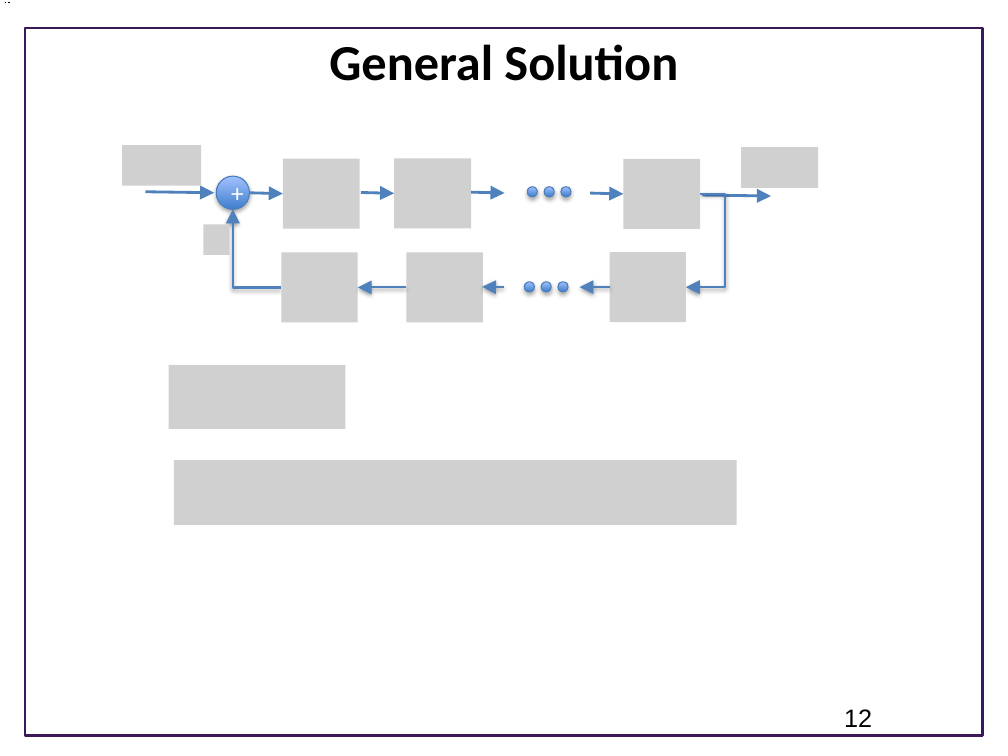
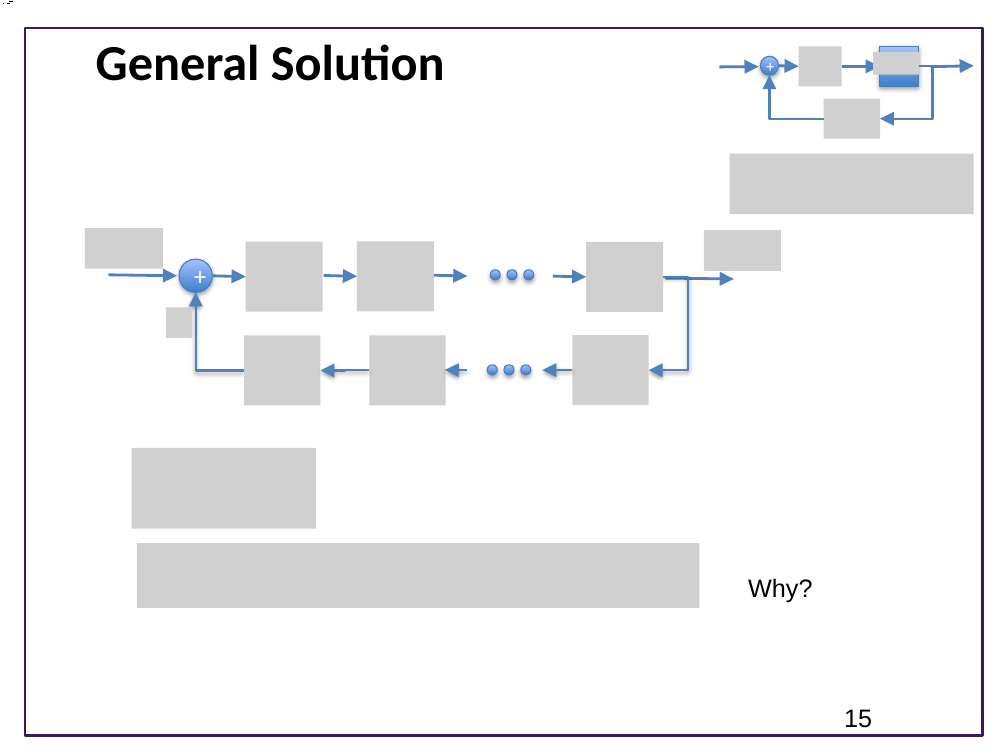
Before and after one commit to joseph-hellerstein/advanced-controls-lectures, a slide deck: slide 15 of Lecture_13-Building-Systems-From-Other-Systems/Building-Systems-From-Other-Systems.pptx (slide 12 before the commit). Drawn at 1008x756 pixels with LibreOffice and Linux fonts; fonts in the diff are those of the drawing; grey boxes stand for pictures; background and template pictures are left out. Boxes give left, top, right and bottom in pixels: in the first picture for what was removed or moved away, otherwise in the second. Text is boxed around its words. In the diff, an @@ line names an element or a change of style, - is before the commit and + after.

```diff
--- a/Lecture_13-Building-Systems-From-Other-Systems/Building-Systems-From-Other-Systems.pptx
+++ b/Lecture_13-Building-Systems-From-Other-Systems/Building-Systems-From-Other-Systems.pptx
@@ title "General Solution": place and size @@
-title "General Solution" at <box>329,44,678,81</box>
+title "General Solution" at <box>96,44,445,81</box>
@@ group added at <box>720,46,974,139</box>: 4 arrows, 3 pictures, 2 elbow arrows, 1 rectangle, 1 ellipse @@
++
@@ picture removed at <box>122,145,201,185</box> @@
@@ picture removed at <box>741,147,817,187</box> @@
@@ picture removed at <box>283,158,360,228</box> @@
@@ picture removed at <box>394,158,471,228</box> @@
@@ picture removed at <box>623,159,700,229</box> @@
@@ picture added at <box>730,154,974,215</box> @@
@@ picture added at <box>85,228,162,268</box> @@
@@ picture removed at <box>204,225,230,255</box> @@
@@ picture added at <box>704,230,780,270</box> @@
@@ ellipse "+": place and size @@
-ellipse "+" at <box>217,176,250,210</box>
+ellipse "+" at <box>179,259,213,292</box>
@@ picture added at <box>246,242,323,311</box> @@
@@ picture removed at <box>281,252,358,322</box> @@
@@ picture added at <box>357,241,433,310</box> @@
@@ picture removed at <box>406,252,483,322</box> @@
@@ picture added at <box>586,242,662,311</box> @@
@@ picture removed at <box>610,252,686,322</box> @@
@@ elbow arrow moved from (281, 287) - (233, 210) to (244, 371) - (196, 292) @@
@@ 6 ellipses, 3 elbow arrows, 2 arrows: place and size @@
-6 ellipses, 3 elbow arrows, 2 arrows at <box>145,186,726,292</box>
+6 ellipses, 3 elbow arrows, 2 arrows at <box>108,270,688,375</box>
@@ arrow moved from (361, 193) - (394, 194) to (324, 275) - (357, 276) @@
@@ 3 arrows: place and size @@
-3 arrows at <box>472,193,771,196</box>
+3 arrows at <box>434,275,734,279</box>
@@ picture added at <box>166,307,193,338</box> @@
@@ picture added at <box>244,336,321,405</box> @@
@@ picture added at <box>369,336,446,405</box> @@
@@ picture added at <box>573,336,649,405</box> @@
@@ picture removed at <box>168,365,345,429</box> @@
@@ elbow arrow moved from (610, 287) - (580, 287) to (573, 370) - (542, 370) @@
@@ picture added at <box>131,448,316,528</box> @@
@@ picture removed at <box>174,461,737,525</box> @@
@@ picture added at <box>137,543,700,608</box> @@
@@ text added at <box>748,578,812,602</box>, 18 pt, text #000000 @@
+Why?
@@ page number at <box>844,709,872,728</box>: text changed @@
-12
+15
```
Also in this commit, not shown: 1 other slide changed, 6 slides added, 1 slide removed, 2 other files.
